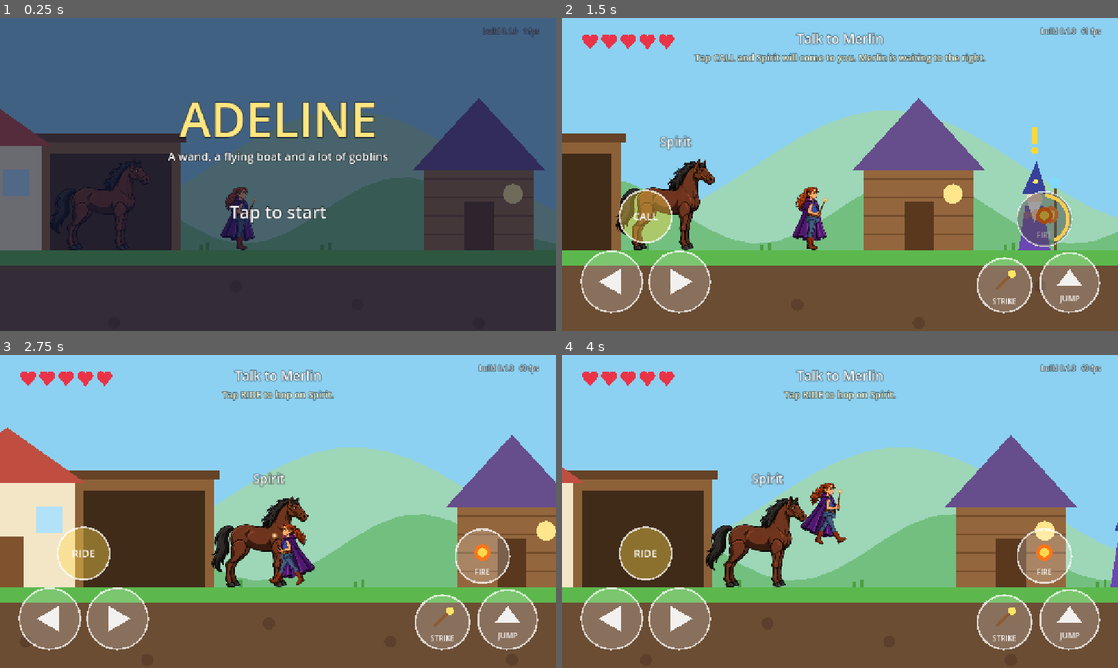
Above: before the commit, frames 1-4 (two rows, left to right).
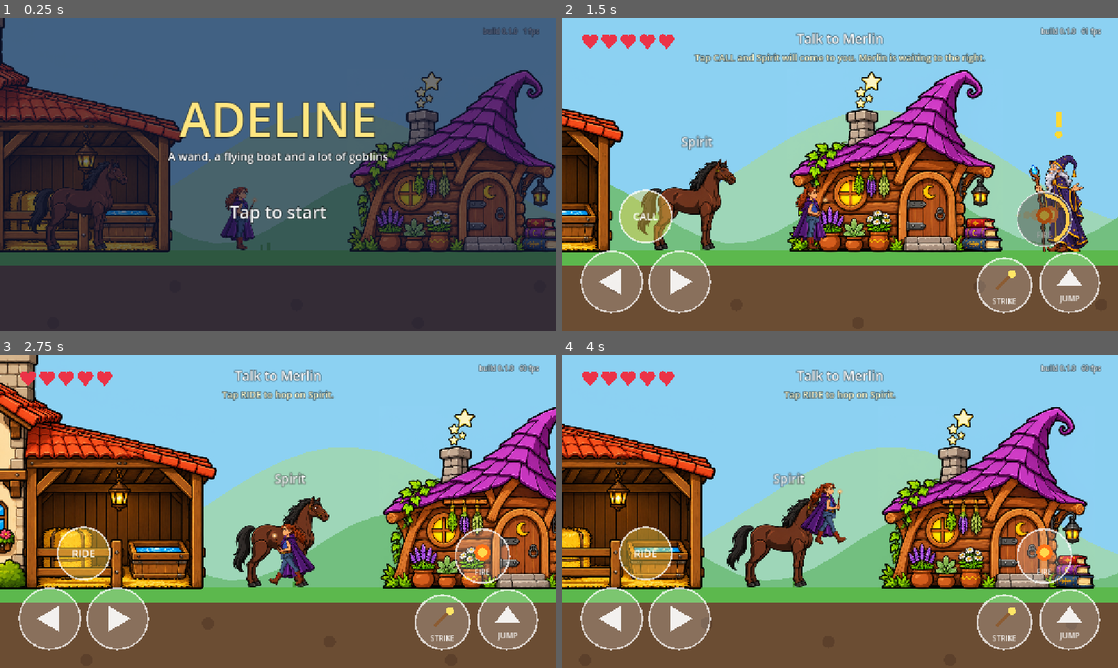
Above: after the commit, the same moments.

Repository: B3r3t/adeline-game
Game: Godot game, scene res://scenes/main.tscn
Same seed, same stepped clock (60 frames per second), same inputs: the game is played once before the commit and once after it.
Inputs (mouse positions are in pixels of both pictures, inside the frame that each line leads up to):
- Up to frame 1 (0.25 s): no input
- Up to frame 2 (1.5 s): tap Enter at 0.5 s; move the mouse to (962, 158) at 0.52 s; hold D (move_right) 0.53-1.25 s; tap K (fireball) at 0.6 s; click (962, 158) at 0.67 s; tap Space (jump) at 0.77 s; drag from (728, 190) to (812, 237) at 1.27 s
- Up to frame 3 (2.75 s): move the mouse to (333, 442) at 2.02 s; hold A (move_left) from 2.03 s (still down); tap L (shield) at 2.1 s
- Up to frame 4 (4 s): release A (move_left) at 2.75 s; drag from (812, 574) to (673, 464) at 2.77 s; move the mouse to (1006, 558) at 3.52 s; hold D (move_right) from 3.53 s (still down); tap Z at 3.6 s; tap Space (jump) at 3.77 s

The runs differ from the first frame. In frame 1, 23% of the frame differs, in the area x 0-100%, y 0-75%; in frame 2, 25%; in frame 3, 35%; in frame 4, 30%.

Commit message:
Replace the stand-in buildings with the approved art
The farmhouse with Spirit's stable, Merlin's hut, the flying boat and
Merlin himself are now real art, placed as single pictures behind the
characters. The island layout shifts a little to fit the larger house:
Spirit stands inside the stable, Merlin waits beside his hut and turns
to face Adeline, and the boat hovers over the river.

Co-Authored-By: Claude Fable 5.2 <noreply@anthropic.com>
Claude-Session: https://claude.ai/code/session_018MhduFoH8oK44GKZtj6T5o

Diff:
--- a/scripts/main.gd
+++ b/scripts/main.gd
@@ -16,16 +16,18 @@
 const LEVEL_RIGHT := 5400.0
 const CAMERA_ZOOM := 1.4  # bigger characters are easier to read on an 8 inch screen
 
-const HOUSE_X := 150.0
-const STABLE_X := 485.0  # where Spirit waits
-const START_X := 700.0
-const MERLIN_X := 1280.0
-const SIGN_X := 1560.0
-const GATE_X := 1700.0  # Adeline cannot head east until she has the mission
+const HOUSE_X := 40.0  # left edge of the farmhouse
+const STABLE_X := 549.0  # where Spirit waits, inside the stable
+const START_X := 800.0
+const HUT_X := 1150.0  # middle of Merlin's hut
+const MERLIN_X := 1420.0
+const SIGN_X := 1640.0
+const GATE_X := 1760.0  # Adeline cannot head east until she has the mission
 const RIVER_X := 5080.0
 const TALK_RANGE := 120.0
 const RIDE_RANGE := 100.0
 const SAVE_PATH := "user://save.json"
+const ART_SCALE := 1.0 / 2.2  # scenery art is drawn at 2.2 pixels per world pixel
 
 # Five goblins in three camps. The first teaches the swing, the second the charge,
 # and the third mixes both with one goblin attacking at a time.
@@ -49,6 +51,8 @@
 
 var player = null
 var horse = null
+var merlin: Sprite2D
+var boat: Sprite2D
 var goblins: Array = []
 var projectiles: Node2D
 var camera: Camera2D
@@ -78,6 +82,7 @@
 	_setup_input()
 	_build_backdrop()
 	_build_ground()
+	_build_scenery()
 
 	projectiles = Node2D.new()
 	add_child(projectiles)
@@ -168,6 +173,25 @@
 	_add_wall(Rect2(LEVEL_LEFT - 400.0, GROUND_Y, LEVEL_RIGHT - LEVEL_LEFT + 800.0, 400.0))
 	_add_wall(Rect2(LEVEL_LEFT - 200.0, GROUND_Y - 1200.0, 200.0, 1200.0))
 	_add_wall(Rect2(LEVEL_RIGHT, GROUND_Y - 1200.0, 200.0, 1200.0))
+
+
+## Scenery art sits behind the characters. Each piece stands on the ground line.
+func _build_scenery() -> void:
+	_add_scenery("house", HOUSE_X, false)
+	_add_scenery("hut", HUT_X, true)
+	merlin = _add_scenery("merlin", MERLIN_X, true)
+	boat = _add_scenery("boat", RIVER_X + 210.0, true)
+
+
+func _add_scenery(art: String, x: float, centred: bool) -> Sprite2D:
+	var sprite := Sprite2D.new()
+	sprite.texture = load("res://art/props/%s.png" % art)
+	sprite.centered = false
+	sprite.scale = Vector2(ART_SCALE, ART_SCALE)
+	var size := sprite.texture.get_size() * ART_SCALE
+	sprite.position = Vector2(x - (size.x / 2.0 if centred else 0.0), GROUND_Y + 4.0 - size.y)
+	add_child(sprite)
+	return sprite
 
 
 func _add_wall(rect: Rect2) -> void:
@@ -494,13 +518,13 @@
 
 func _begin_practice() -> void:
 	_dismount()
-	horse.retreat(1040.0)
+	horse.retreat(MERLIN_X - 260.0)
 	var n := int(data["practice_round"])
 	var specs := []
 	for i in n:
-		specs.append({ "x": 1960.0 + 130.0 * i, "attacks": "both" })
+		specs.append({ "x": MERLIN_X + 680.0 + 130.0 * i, "attacks": "both" })
 	_begin_encounter({
-		"left": 1130.0, "right": 2380.0, "goblins": specs,
+		"left": MERLIN_X - 150.0, "right": MERLIN_X + 1100.0, "goblins": specs,
 		"hint": "Practice: tap SHIELD just before an attack lands.",
 	}, "practice")
 
@@ -606,6 +630,10 @@
 	var cam_x := camera.get_screen_center_position().x
 	hills_far.position.x = cam_x * 0.85
 	hills_near.position.x = cam_x * 0.6
+	# Merlin turns to face Adeline, and the boat hovers over the river.
+	merlin.flip_h = player.position.x < MERLIN_X
+	var boat_h := boat.texture.get_size().y * ART_SCALE
+	boat.position.y = GROUND_Y + 34.0 - boat_h + sin(clock * 2.0) * 5.0
 	queue_redraw()
 
 
@@ -627,8 +655,7 @@
 		x += 200.0
 		i += 1
 
-	_draw_house(g)
-	_draw_hut_and_merlin(g)
+	_draw_merlin_mark(g)
 	_draw_sign(g)
 	for n in ENCOUNTERS.size():
 		if n >= cleared():
@@ -637,42 +664,12 @@
 	_draw_river(g)
 
 
-func _draw_house(g: float) -> void:
-	var hx := HOUSE_X
-	# Stable, attached to the right side of the house.
-	draw_rect(Rect2(hx + 220.0, g - 176.0, 230.0, 176.0), Color(0.55, 0.38, 0.22))
-	draw_rect(Rect2(hx + 236.0, g - 158.0, 198.0, 158.0), Color(0.25, 0.17, 0.1))
-	draw_rect(Rect2(hx + 212.0, g - 190.0, 246.0, 14.0), Color(0.4, 0.26, 0.15))
-	# House.
-	draw_rect(Rect2(hx, g - 170.0, 220.0, 170.0), Color(0.95, 0.9, 0.78))
-	draw_colored_polygon(PackedVector2Array([Vector2(hx - 20.0, g - 170.0), Vector2(hx + 110.0, g - 262.0), Vector2(hx + 240.0, g - 170.0)]), Color(0.75, 0.3, 0.25))
-	draw_rect(Rect2(hx + 84.0, g - 84.0, 52.0, 84.0), Color(0.5, 0.32, 0.18))
-	draw_rect(Rect2(hx + 156.0, g - 132.0, 44.0, 44.0), Color(0.7, 0.88, 0.98))
-	draw_rect(Rect2(hx + 22.0, g - 132.0, 44.0, 44.0), Color(0.7, 0.88, 0.98))
-
-
-func _draw_hut_and_merlin(g: float) -> void:
-	# Wooden hut.
-	draw_rect(Rect2(1000.0, g - 130.0, 180.0, 130.0), Color(0.58, 0.4, 0.24))
-	for k in 4:
-		draw_line(Vector2(1000.0, g - 26.0 - 30.0 * k), Vector2(1180.0, g - 26.0 - 30.0 * k), Color(0.45, 0.3, 0.17), 3.0)
-	draw_colored_polygon(PackedVector2Array([Vector2(980.0, g - 130.0), Vector2(1090.0, g - 250.0), Vector2(1200.0, g - 130.0)]), Color(0.4, 0.3, 0.55))
-	draw_rect(Rect2(1066.0, g - 80.0, 48.0, 80.0), Color(0.35, 0.22, 0.12))
-	draw_circle(Vector2(1146.0, g - 92.0), 16.0, Color(1.0, 0.9, 0.55))
-	# Merlin.
-	var mx := MERLIN_X
-	draw_line(Vector2(mx + 34.0, g), Vector2(mx + 34.0, g - 104.0), Color(0.45, 0.3, 0.17), 5.0)
-	draw_circle(Vector2(mx + 34.0, g - 110.0), 9.0, Color(0.5, 0.85, 1.0))
-	draw_colored_polygon(PackedVector2Array([Vector2(mx - 26.0, g), Vector2(mx + 26.0, g), Vector2(mx + 15.0, g - 72.0), Vector2(mx - 15.0, g - 72.0)]), Color(0.42, 0.28, 0.7))
-	draw_circle(Vector2(mx, g - 84.0), 13.0, Color(0.98, 0.84, 0.72))
-	draw_colored_polygon(PackedVector2Array([Vector2(mx - 12.0, g - 80.0), Vector2(mx + 12.0, g - 80.0), Vector2(mx, g - 44.0)]), Color(0.95, 0.95, 0.95))
-	draw_colored_polygon(PackedVector2Array([Vector2(mx - 20.0, g - 92.0), Vector2(mx + 20.0, g - 92.0), Vector2(mx + 4.0, g - 146.0)]), Color(0.22, 0.25, 0.6))
-	draw_circle(Vector2(mx + 2.0, g - 112.0), 4.0, Color(1.0, 0.9, 0.4))
-	# A bobbing mark when he has something new to say.
+func _draw_merlin_mark(g: float) -> void:
+	# A bobbing mark over Merlin when he has something new to say.
 	if mode == "play" and merlin_has_news():
 		var bob := sin(clock * 4.0) * 5.0
-		draw_rect(Rect2(mx - 5.0, g - 200.0 + bob, 10.0, 26.0), Color(1.0, 0.85, 0.2))
-		draw_circle(Vector2(mx, g - 162.0 + bob), 6.0, Color(1.0, 0.85, 0.2))
+		draw_rect(Rect2(MERLIN_X - 5.0, g - 226.0 + bob, 10.0, 26.0), Color(1.0, 0.85, 0.2))
+		draw_circle(Vector2(MERLIN_X, g - 188.0 + bob), 6.0, Color(1.0, 0.85, 0.2))
 
 
 func _draw_sign(g: float) -> void:
@@ -694,10 +691,3 @@
 func _draw_river(g: float) -> void:
 	draw_rect(Rect2(RIVER_X, g + 6.0, 800.0, 600.0), Color(0.25, 0.55, 0.85))
 	draw_rect(Rect2(RIVER_X, g + 6.0, 800.0, 10.0), Color(0.6, 0.82, 0.98))
-	# The magic boat, with small wings.
-	var bx := RIVER_X + 40.0
-	var bob := sin(clock * 2.0) * 3.0
-	draw_colored_polygon(PackedVector2Array([Vector2(bx, g - 22.0 + bob), Vector2(bx + 220.0, g - 22.0 + bob), Vector2(bx + 180.0, g + 24.0 + bob), Vector2(bx + 30.0, g + 24.0 + bob)]), Color(0.55, 0.36, 0.2))
-	draw_rect(Rect2(bx + 104.0, g - 130.0 + bob, 8.0, 108.0), Color(0.4, 0.26, 0.15))
-	draw_colored_polygon(PackedVector2Array([Vector2(bx + 112.0, g - 128.0 + bob), Vector2(bx + 190.0, g - 62.0 + bob), Vector2(bx + 112.0, g - 44.0 + bob)]), Color(0.95, 0.92, 0.8))
-	draw_colored_polygon(PackedVector2Array([Vector2(bx + 30.0, g - 10.0 + bob), Vector2(bx - 34.0, g - 46.0 + bob), Vector2(bx + 60.0, g - 22.0 + bob)]), Color(0.8, 0.9, 1.0))
Binary file added: art/props/boat.png
Not shown, added: art/props/boat.png.import
Binary file added: art/props/house.png
Not shown, added: art/props/house.png.import
Binary file added: art/props/hut.png
Not shown, added: art/props/hut.png.import
Binary file added: art/props/merlin.png
Not shown, added: art/props/merlin.png.import
Binary file added: art_src/props/boat.png
Binary file added: art_src/props/house.png
Binary file added: art_src/props/hut.png
Binary file added: art_src/props/merlin.png
